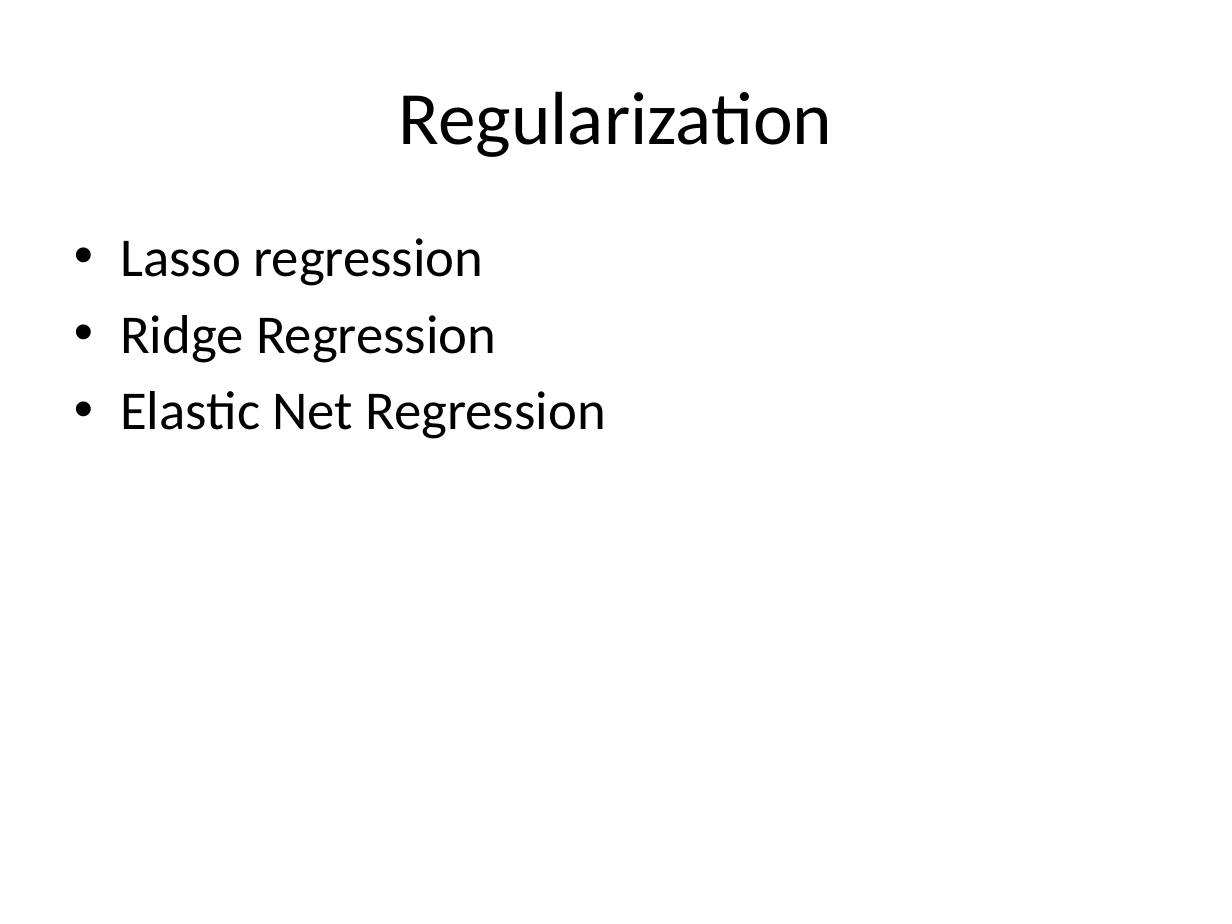
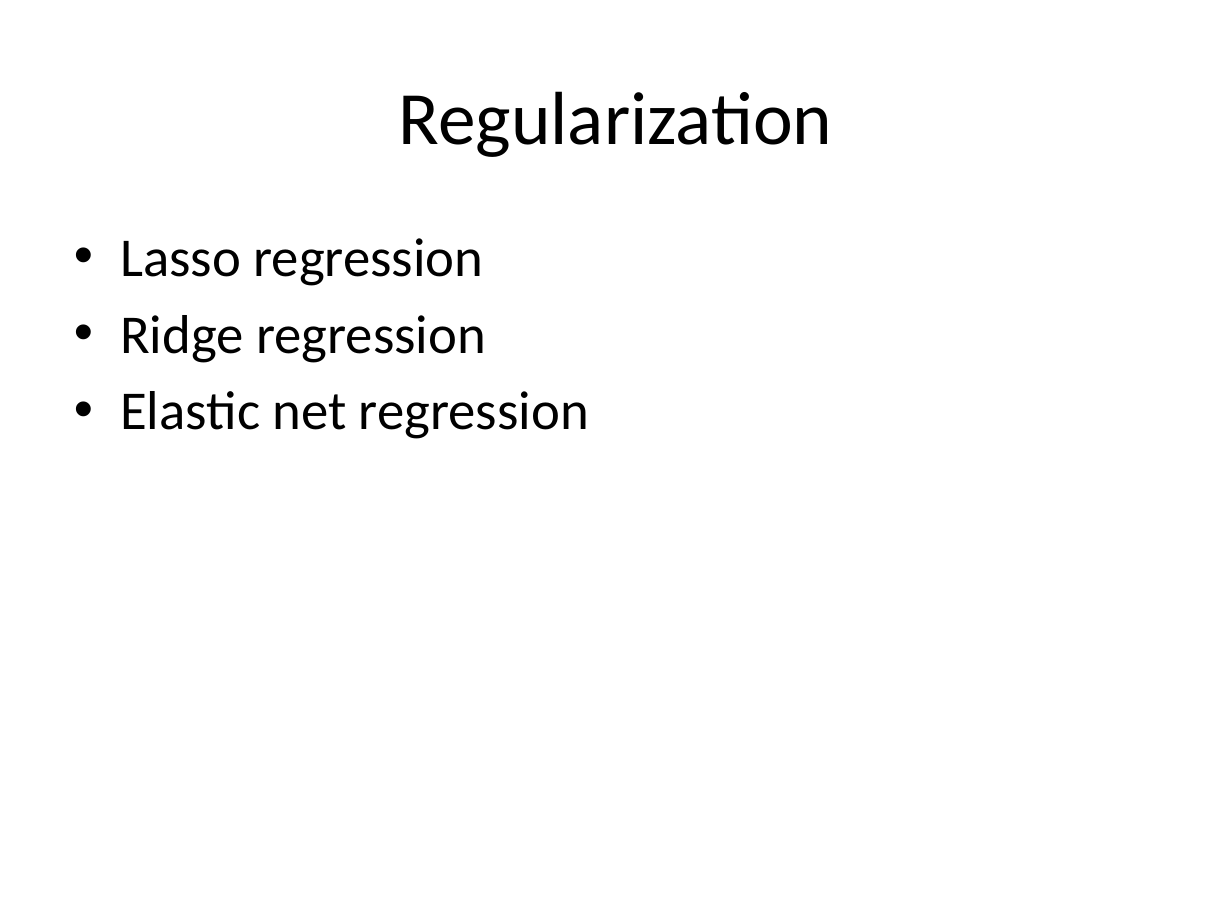
Before and after one commit to look4pritam/ArtificialIntelligence, a slide deck: slide 25 of MachineLearning/LinearRegression/LinearRegression.pptx. Drawn at 1232x924 pixels with LibreOffice and Linux fonts; fonts in the diff are those of the drawing. Boxes give left, top, right and bottom in pixels: in the first picture for what was removed or moved away, otherwise in the second. Text is boxed around its words. In the diff, an @@ line names an element or a change of style, - is before the commit and + after.

```diff
--- a/MachineLearning/LinearRegression/LinearRegression.pptx
+++ b/MachineLearning/LinearRegression/LinearRegression.pptx
@@ text at (120,315,589,439): text changed @@
-• Ridge Regression
-• Elastic Net Regression
+• Ridge regression
+• Elastic net regression
```
Also in this commit, not shown: 3 other slides changed, 1 other file.
